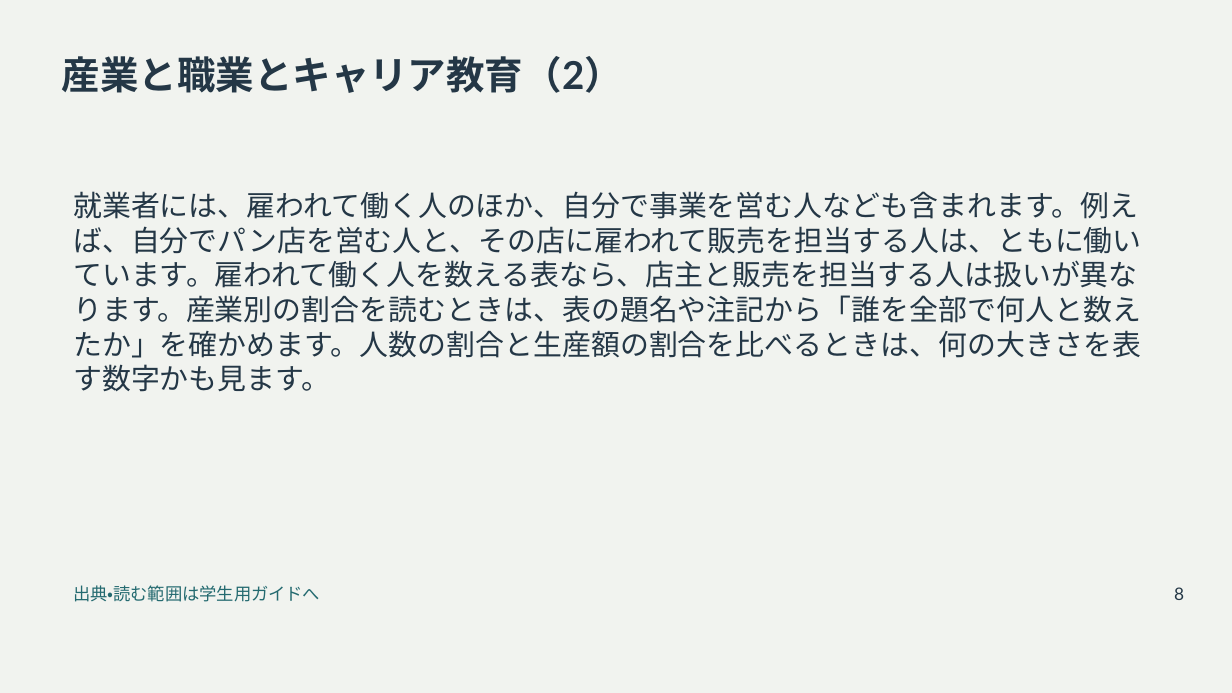
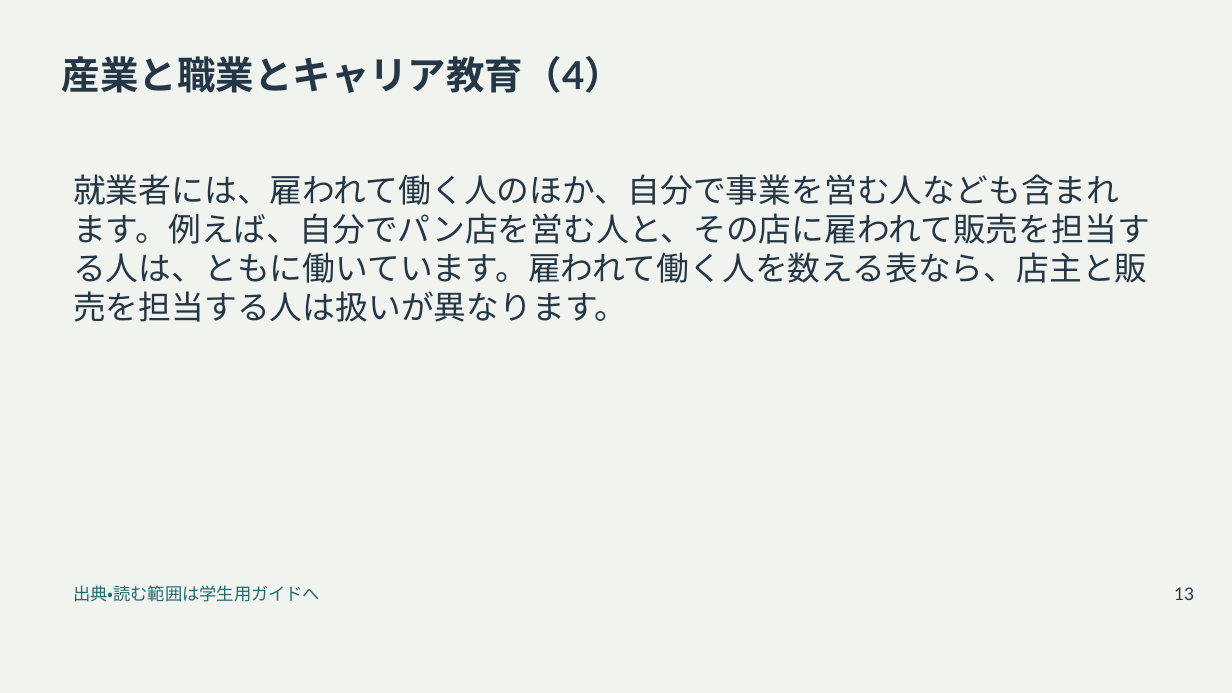
Before and after one commit to zooc-14calbp/industrial-education-ii, a slide deck: slide 13 of reorganized/20261105/main/01/slides.pptx (slide 8 before the commit). Drawn at 1232x693 pixels with LibreOffice and Linux fonts; fonts in the diff are those of the drawing. Boxes give left, top, right and bottom in pixels: in the first picture for what was removed or moved away, otherwise in the second. Text is boxed around its words. In the diff, an @@ line names an element or a change of style, - is before the commit and + after.

```diff
--- a/reorganized/20261105/main/01/slides.pptx
+++ b/reorganized/20261105/main/01/slides.pptx
@@ title at [62, 56, 623, 93]: text changed @@
-産業と職業とキャリア教育（2）
+産業と職業とキャリア教育（4）
@@ text at [73, 174, 1150, 322]: text changed; size 22.5 to 25.5 pt @@
-就業者には、雇われて働く人のほか、自分で事業を営む人なども含まれます。例えば、自分でパン店を営む人と、その店に雇われて販売を担当する人は、ともに働いています。雇われて働く人を数える表なら、店主と販売を担当する人は扱いが異なります。産業別の割合を読むときは、表の題名や注記から「誰を全部で何人と数えたか」を確かめます。人数の割合と生産額の割合を比べるときは、何の大きさを表す数字かも見ます。
+就業者には、雇われて働く人のほか、自分で事業を営む人なども含まれます。例えば、自分でパン店を営む人と、その店に雇われて販売を担当する人は、ともに働いています。雇われて働く人を数える表なら、店主と販売を担当する人は扱いが異なります。
@@ text at [1174, 587, 1194, 600]: text changed @@
-8
+13
```
Also in this commit, not shown: 22 other slides changed, 25 slides added, 1 slide removed, 21 other files.
